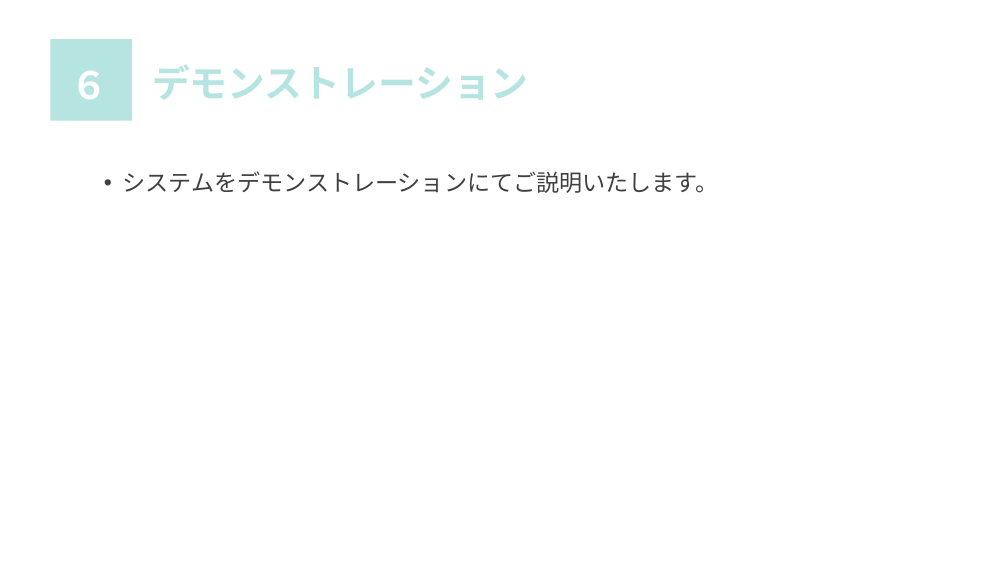
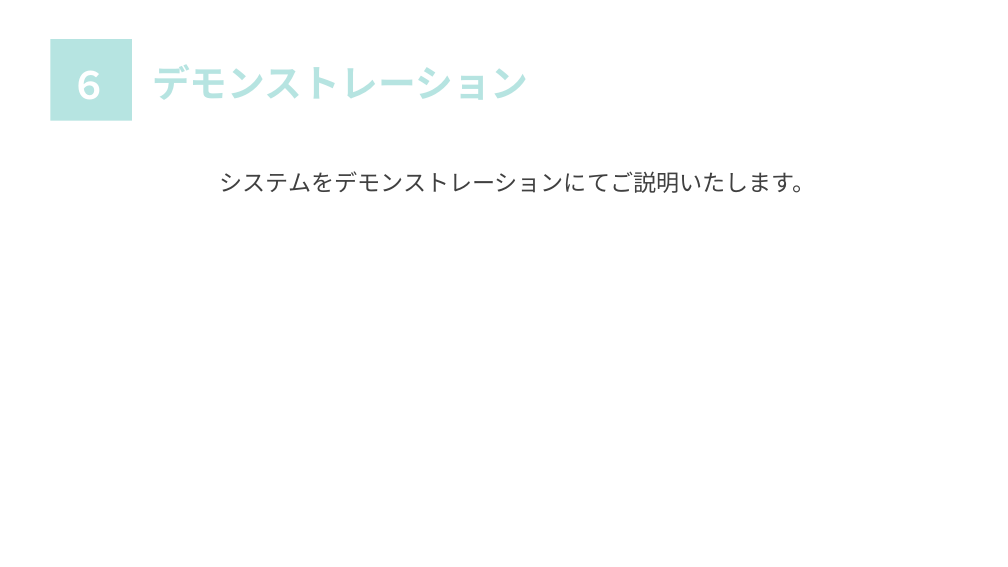
Before and after one commit to sss-sr2021/OTOME, a slide deck: slide 8 of 発表資料/発表資料.pptx. Drawn at 1008x567 pixels with LibreOffice and Linux fonts; fonts in the diff are those of the drawing. Boxes give left, top, right and bottom in pixels: in the first picture for what was removed or moved away, otherwise in the second. Text is boxed around its words. In the diff, an @@ line names an element or a change of style, - is before the commit and + after.

```diff
--- a/発表資料/発表資料.pptx
+++ b/発表資料/発表資料.pptx
@@ text "システムをデモンストレーションにてご説明いたします。" at [220,171,816,193]: alignment left to centre; bullet • to none @@
```
Also in this commit, not shown: 2 other slides changed, 1 slide added, 1 other file.
